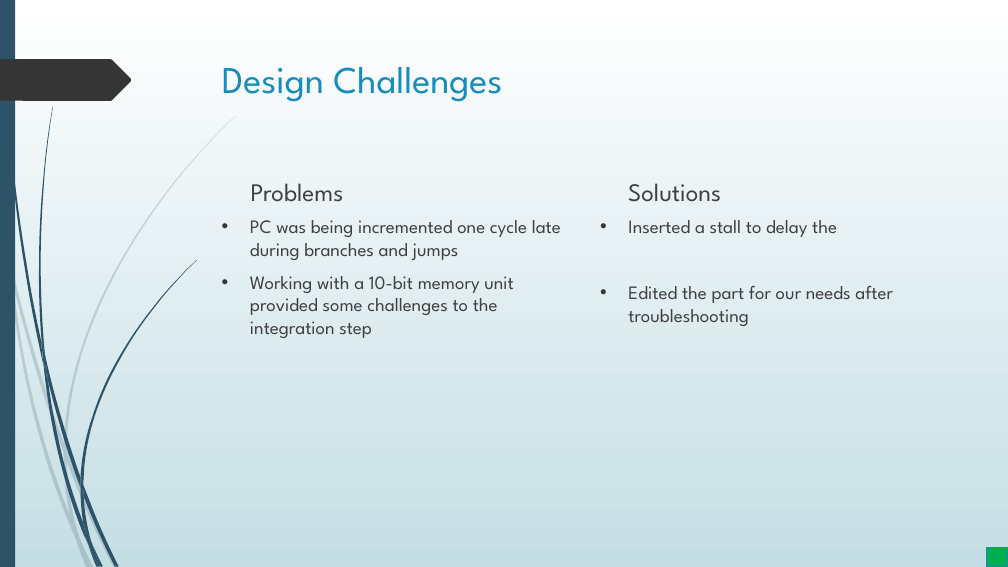
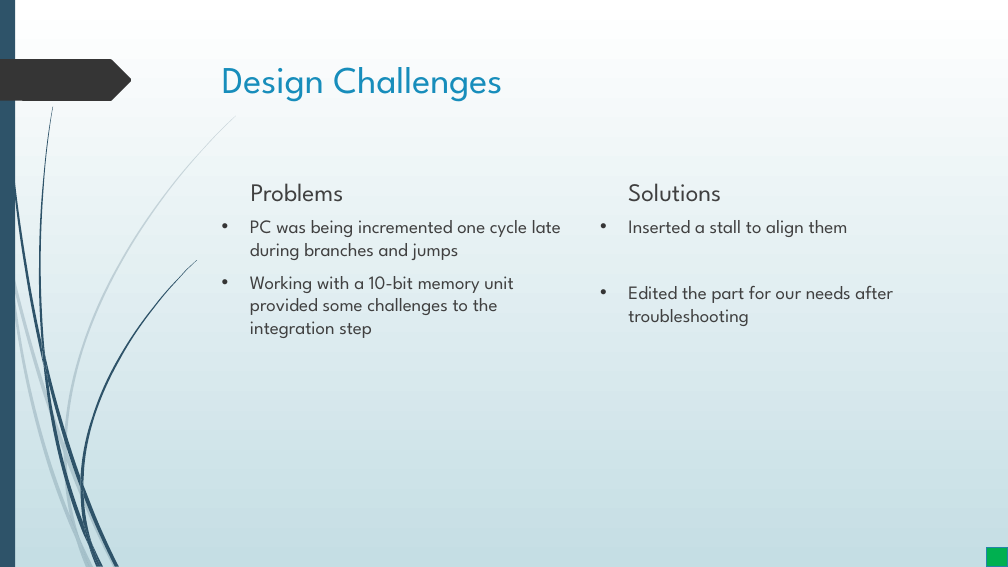
Before and after one commit to merreltc/16-Bit-Processor, a slide deck: slide 9 of FinalReport/FinalPresentation-Working.pptx. Drawn at 1008x567 pixels with LibreOffice and Linux fonts; fonts in the diff are those of the drawing. Boxes give left, top, right and bottom in pixels: in the first picture for what was removed or moved away, otherwise in the second. Text is boxed around its words. In the diff, an @@ line names an element or a change of style, - is before the commit and + after.

```diff
--- a/FinalReport/FinalPresentation-Working.pptx
+++ b/FinalReport/FinalPresentation-Working.pptx
@@ text at box(628, 220, 848, 237): text changed @@
-• Inserted a stall to delay the
+• Inserted a stall to align them
```
Also in this commit, not shown: 6 other slides changed, 1 slide removed.
